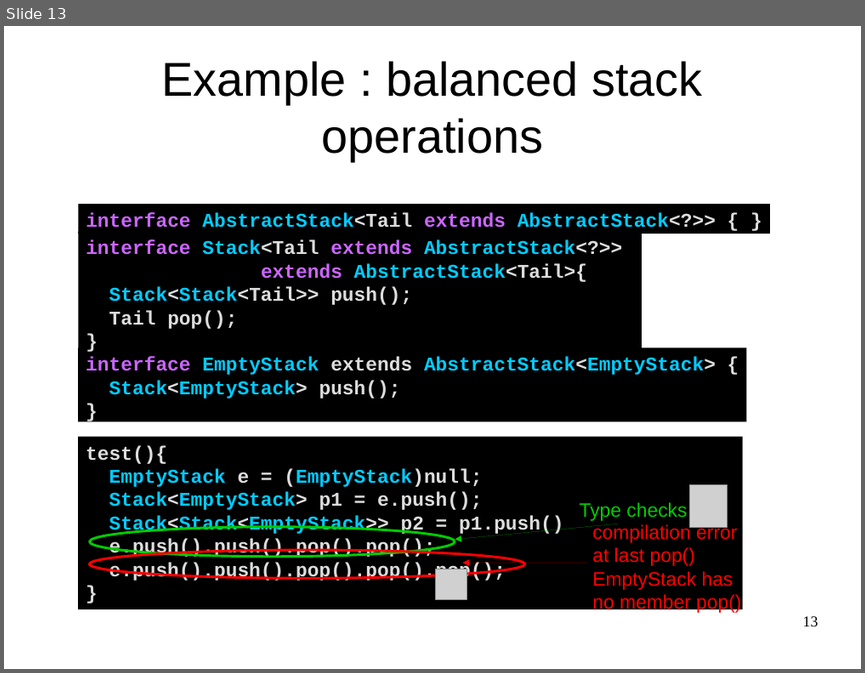
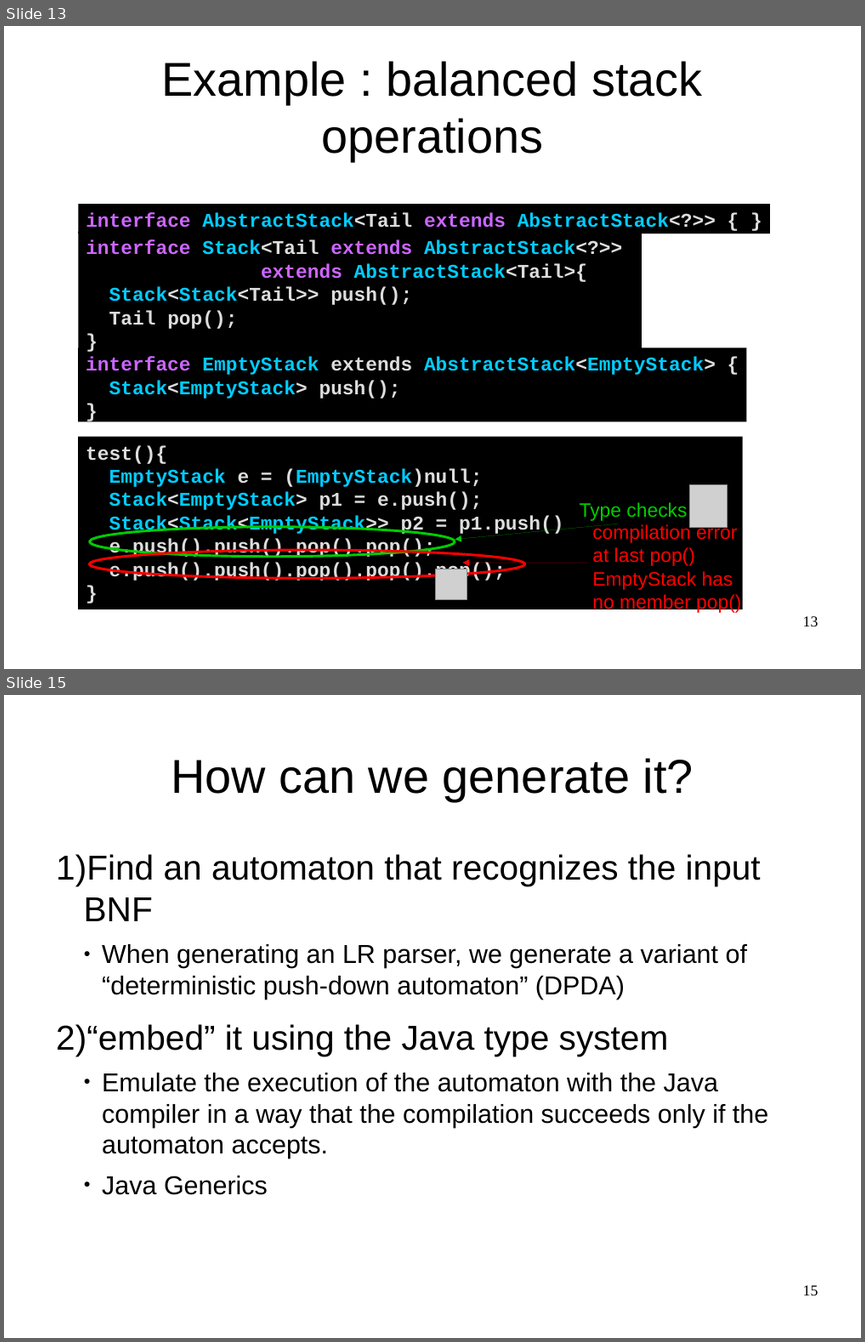
Before and after one commit to OriRoth/fling, a slide deck: Manuscripts/Thesis Seminar/Thesis Seminar.odp. Shown one above the other, each under a label of ours: slide 13 before the commit, slides 13 and 15 after it; the slides between them are not shown. The pictures are 865x673 and 865x1342 pixels, drawn with LibreOffice and Linux fonts; fonts in the diff are those of the drawing; grey boxes stand for pictures. Boxes give left, top, right and bottom in pixels: in the first picture for what was removed or moved away, otherwise in the second. Text is boxed around its words. In the diff, an @@ line names an element or a change of style, - is before the commit and + after.

```diff
--- a/Manuscripts/Thesis Seminar/Thesis Seminar.odp
+++ b/Manuscripts/Thesis Seminar/Thesis Seminar.odp
@@ slide 15 added at (4,695,861,1338), background #FFFFFF @@
@@ title added at (171,758,693,801), 44 pt, text #000000 @@
+How can we generate it?
@@ text added at (56,854,768,1195), 24 pt, text #000000 @@
+1) Find an automaton that recognizes the input BNF
+    ● When generating an LR parser, we generate a variant of
+      “deterministic push-down automaton” (DPDA)
+2) “embed” it using the Java type system
+    ● Emulate the execution of the automaton with the Java compiler in a way that the compilation succeeds only if the automaton accepts.
+    ● Java Generics
@@ page number added at (803,1285,818,1295), 14 pt, text #000000 @@
+15
```
Also in this commit, not shown: 2 slides changed, 2 other slides added.
